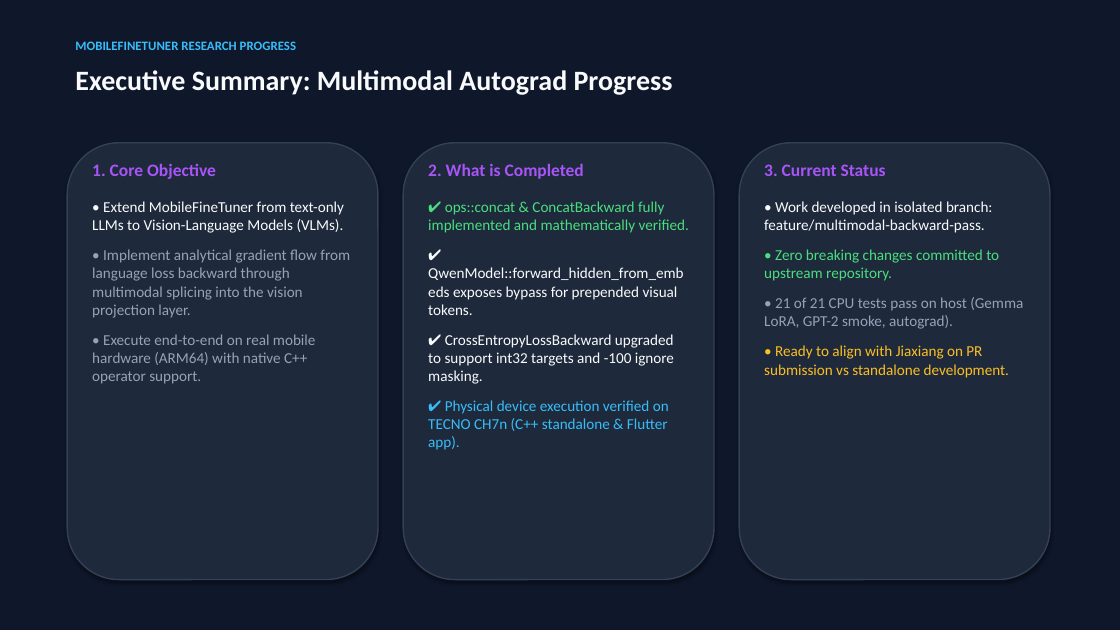
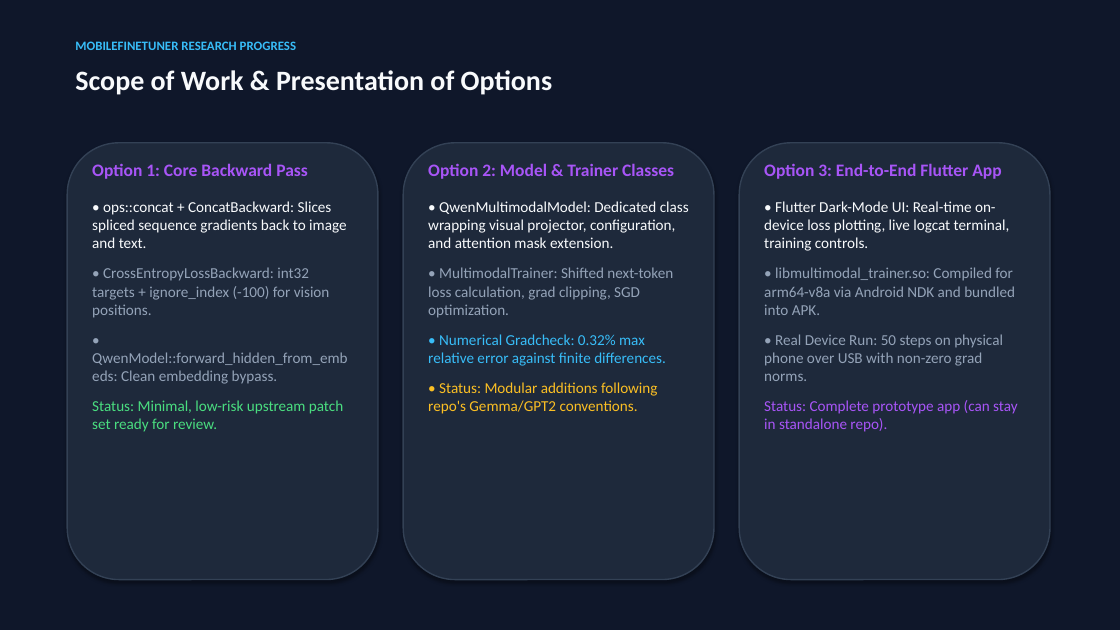
Before and after one commit to tanjirookamado602/multimodal-trainer-flutter, a slide deck: slide 2 of docs/MobileFineTuner_Multimodal_Meeting_Presentation.pptx. Drawn at 1120x630 pixels with LibreOffice and Linux fonts; fonts in the diff are those of the drawing. Boxes give left, top, right and bottom in pixels: in the first picture for what was removed or moved away, otherwise in the second. Text is boxed around its words. In the diff, an @@ line names an element or a change of style, - is before the commit and + after.

Commit message:
docs(presentation): update presentation deck with empirical on-device results, remove unverified claims

```diff
--- a/docs/MobileFineTuner_Multimodal_Meeting_Presentation.pptx
+++ b/docs/MobileFineTuner_Multimodal_Meeting_Presentation.pptx
@@ text at (x1=75, y1=70, x2=552, y2=95): text changed @@
-Executive Summary: Multimodal Autograd Progress
+Scope of Work & Presentation of Options
@@ text at (x1=92, y1=163, x2=308, y2=179): text changed @@
-1. Core Objective
+Option 1: Core Backward Pass
@@ text at (x1=428, y1=163, x2=674, y2=179): text changed @@
-2. What is Completed
+Option 2: Model & Trainer Classes
@@ text at (x1=764, y1=163, x2=1001, y2=179): text changed @@
-3. Current Status
+Option 3: End-to-End Flutter App
@@ text at (x1=92, y1=201, x2=347, y2=432): text changed @@
-• Extend MobileFineTuner from text-only LLMs to Vision-Language Models (VLMs).
-• Implement analytical gradient flow from language loss backward through multimodal splicing into the vision projection layer.
-• Execute end-to-end on real mobile hardware (ARM64) with native C++ operator support.
+• ops::concat + ConcatBackward: Slices spliced sequence gradients back to image and text.
+• CrossEntropyLossBackward: int32 targets + ignore_index (-100) for vision positions.
+• QwenModel::forward_hidden_from_embeds: Clean embedding bypass.
+Status: Minimal, low-risk upstream patch set ready for review.
@@ text at (x1=428, y1=201, x2=689, y2=414): text changed @@
-✔ ops::concat & ConcatBackward fully implemented and mathematically verified.
-✔ QwenModel::forward_hidden_from_embeds exposes bypass for prepended visual tokens.
-✔ CrossEntropyLossBackward upgraded to support int32 targets and -100 ignore masking.
-✔ Physical device execution verified on TECNO CH7n (C++ standalone & Flutter app).
+• QwenMultimodalModel: Dedicated class wrapping visual projector, configuration, and attention mask extension.
+• MultimodalTrainer: Shifted next-token loss calculation, grad clipping, SGD optimization.
+• Numerical Gradcheck: 0.32% max relative error against finite differences.
+• Status: Modular additions following repo's Gemma/GPT2 conventions.
@@ text at (x1=764, y1=201, x2=1017, y2=432): text changed; text colour #F8FAFC to #94A3B8 @@
-• Work developed in isolated branch: feature/multimodal-backward-pass.
-• Zero breaking changes committed to upstream repository.
-• 21 of 21 CPU tests pass on host (Gemma LoRA, GPT-2 smoke, autograd).
-• Ready to align with Jiaxiang on PR submission vs standalone development.
+• Flutter Dark-Mode UI: Real-time on-device loss plotting, live logcat terminal, training controls.
+• libmultimodal_trainer.so: Compiled for arm64-v8a via Android NDK and bundled into APK.
+• Real Device Run: 50 steps on physical phone over USB with non-zero grad norms.
+Status: Complete prototype app (can stay in standalone repo).
```
Also in this commit, not shown: 7 other slides changed.
